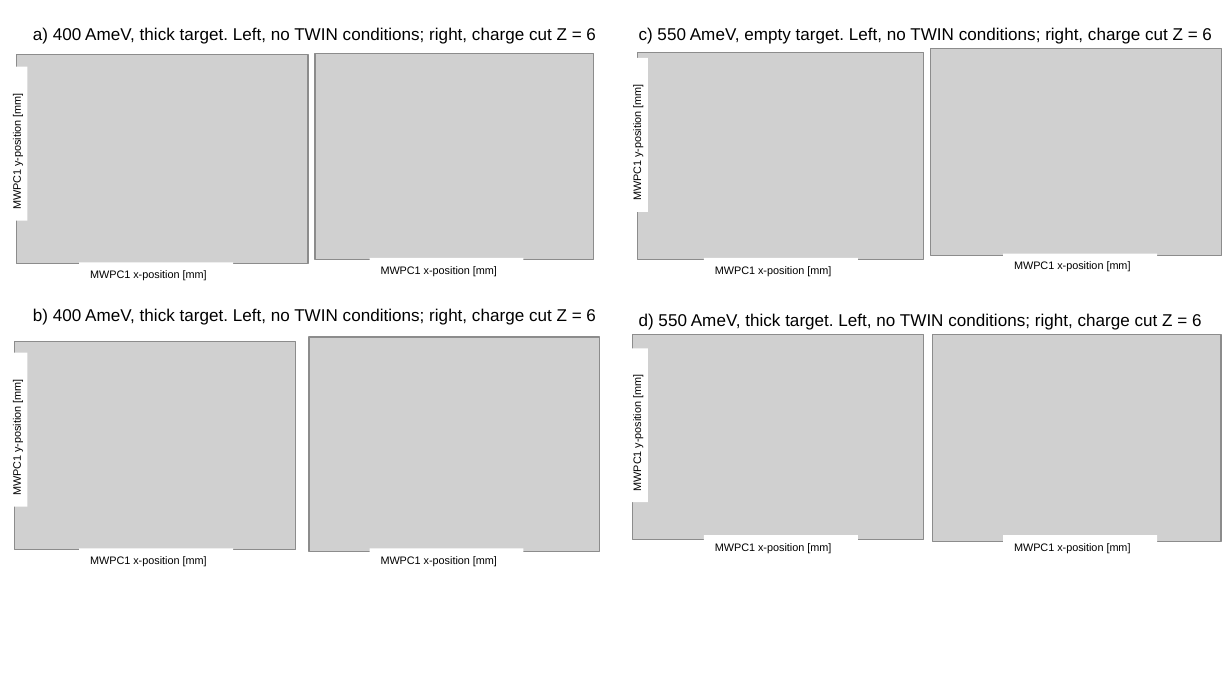
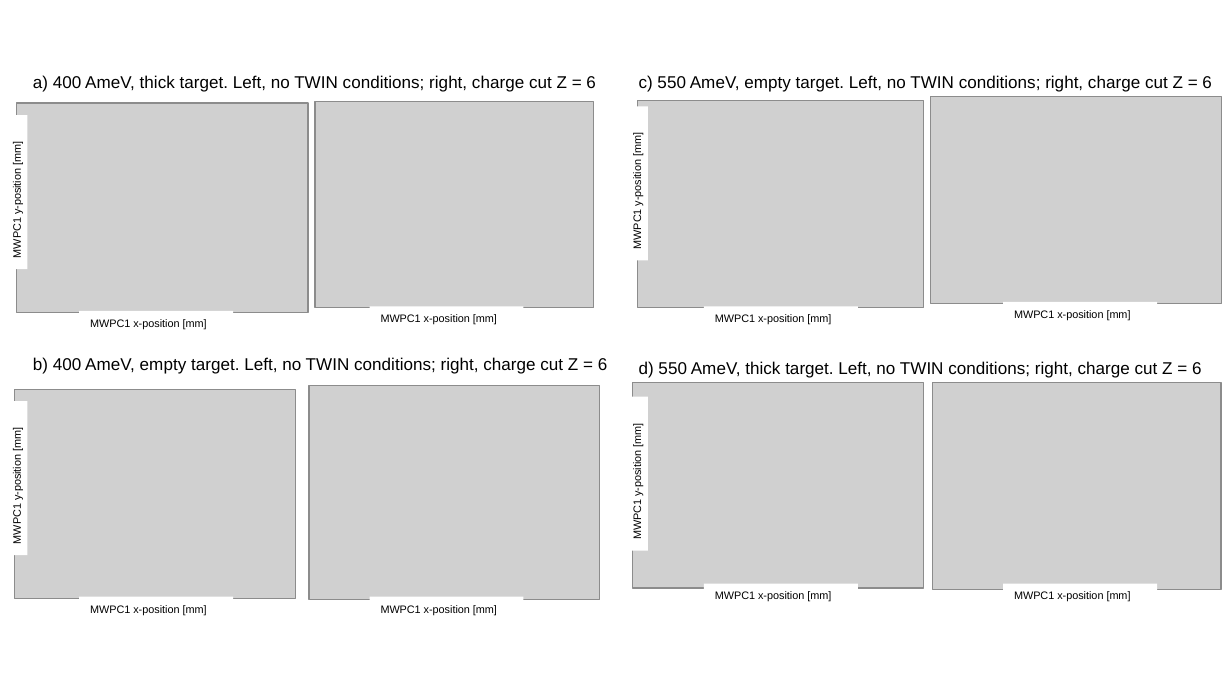
Before and after one commit to jenegger/phd_thesis, a slide deck: slide 1 of other/geo_eff.odp. Drawn at 1232x693 pixels with LibreOffice and Linux fonts; fonts in the diff are those of the drawing; grey boxes stand for pictures. Boxes give left, top, right and bottom in pixels: in the first picture for what was removed or moved away, otherwise in the second. Text is boxed around its words. In the diff, an @@ line names an element or a change of style, - is before the commit and + after.

```diff
--- a/other/geo_eff.odp
+++ b/other/geo_eff.odp
@@ 12 rectangles, 8 pictures, 3 texts: place and size @@
-12 rectangles, 8 pictures, 3 texts at [4,27,1222,572]
+12 rectangles, 8 pictures, 3 texts at [4,75,1222,620]
@@ text at [33,357,607,374]: text changed @@
-b) 400 AmeV, thick target. Left, no TWIN conditions; right, charge cut Z = 6
+b) 400 AmeV, empty target. Left, no TWIN conditions; right, charge cut Z = 6
```
Also in this commit, not shown: 11 other files.
